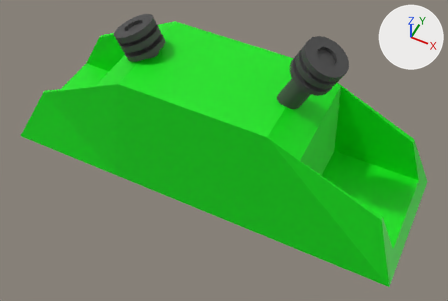
Two versions of the Blender file Assets/blender/machine-3op.blend, one commit apart.
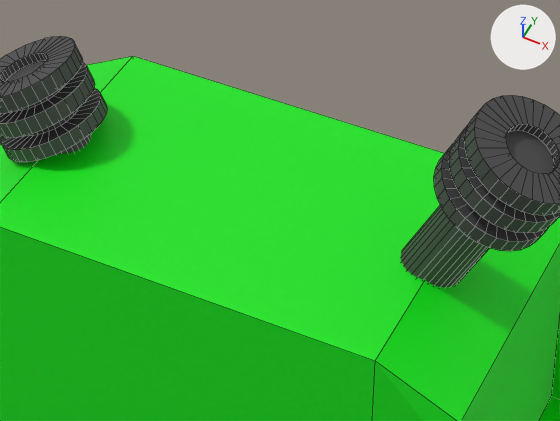
Each version is shown whole from a camera (50 mm lens) standing at (2.89, -5.58, 6.43) and looking at (0.34, -0.48, 0.06), then close up on the part from 28% to 75% of the width and 0% to 53% of the height. The axes (+X, +Y, +Z) are drawn at upper right. The lights are the same throughout. The close-ups show mesh edges as thin lines.

Objects in the first close-up: 'Piston Shaped', 'Piston Shaped.001', 'machine-3op'.
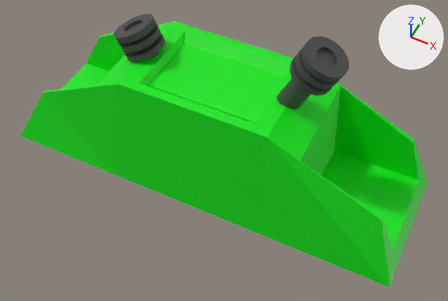
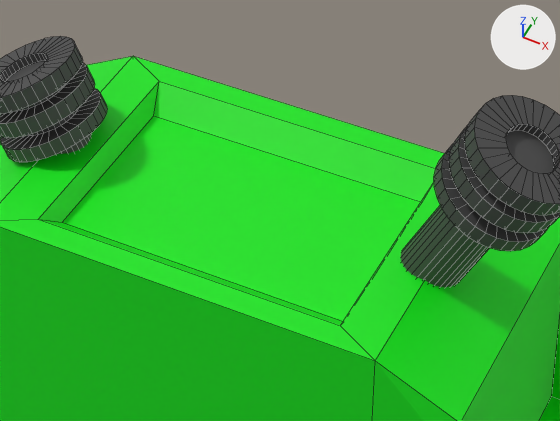
The edits, one by one:
me_cube_007 is used by ob_machine_3op; location (0.069, 0.009, 0.114); scale (0.361, 0.361, 0.361).
me_cube_007 had 16 vertices, 14 faces and spanned x -8.5..8.1, y -2.8..2.6, z -2.4..2.3.
me_cube_007 now has 28 vertices, 22 faces, 2 loose edges and spans x -8.5..8.1, y -2.8..2.6, z -2.4..2.3.
Part 1, on me_cube_007:
1 face is deleted.
12 vertices are added at x -2.5..2.1, y -1.7..1.7, z 1.9..2.3.
2 loose edges are added.
9 new faces join them.

What differs and where, as boxes [x1, y1, x2, y2] in the close-ups (560 x 421 px):
part 1 of me_cube_007, built on
    both: [0, 56, 445, 361]
